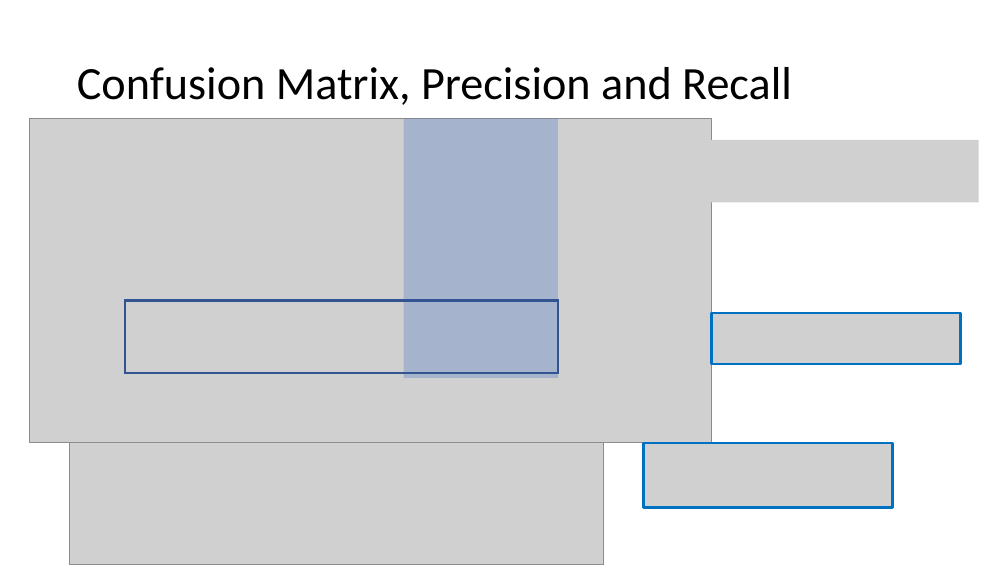
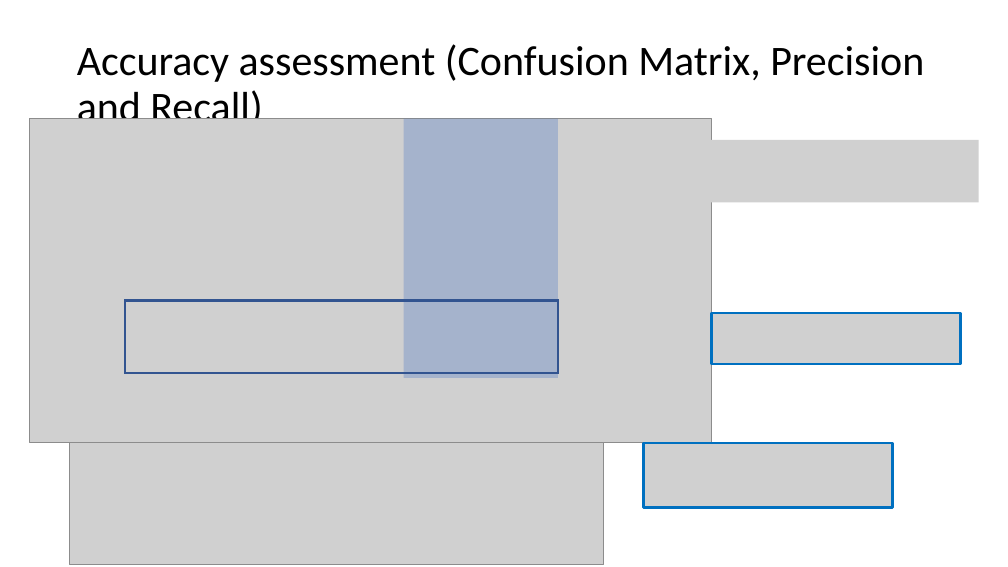
Before and after one commit to mathphysmx/teaching-ml, a slide deck: slide 29 of slides/08_ML_TreeBased.pptx. Drawn at 1008x567 pixels with LibreOffice and Linux fonts; fonts in the diff are those of the drawing; grey boxes stand for pictures. Boxes give left, top, right and bottom in pixels: in the first picture for what was removed or moved away, otherwise in the second. Text is boxed around its words. In the diff, an @@ line names an element or a change of style, - is before the commit and + after.

```diff
--- a/slides/08_ML_TreeBased.pptx
+++ b/slides/08_ML_TreeBased.pptx
@@ title at [77,44,924,131]: text changed; size 44 to 40 pt @@
-Confusion Matrix, Precision and Recall
+Accuracy assessment (Confusion Matrix, Precision and Recall)
```
Also in this commit, not shown: 1 other slide changed, 1 slide added, 2 other files.
